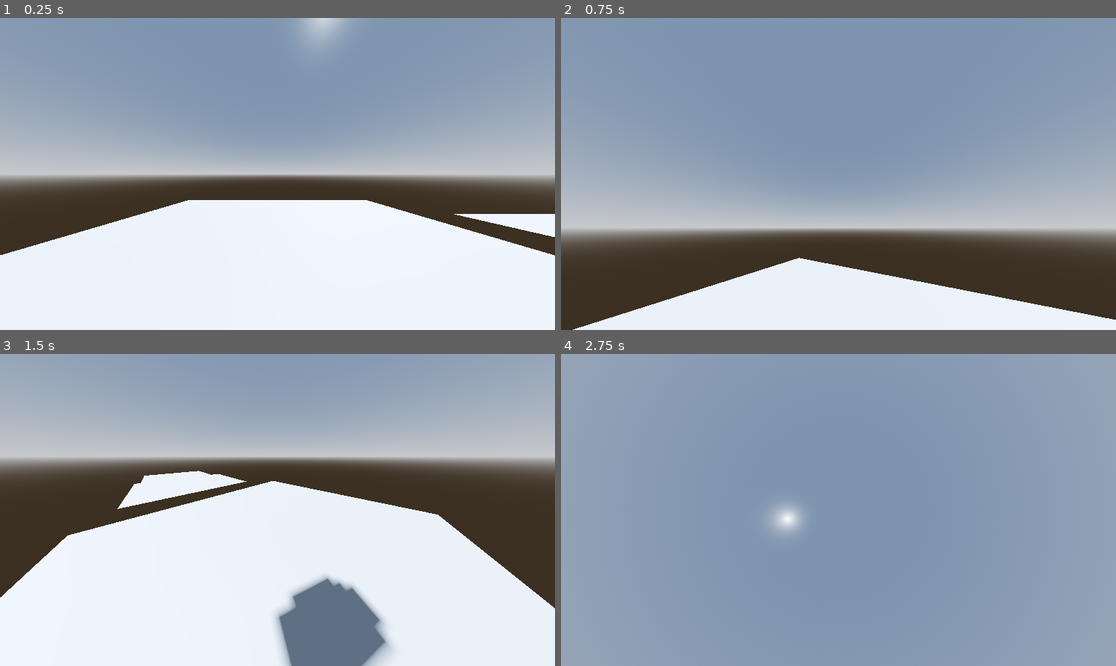
Above: before the commit, frames 1-4 (two rows, left to right).
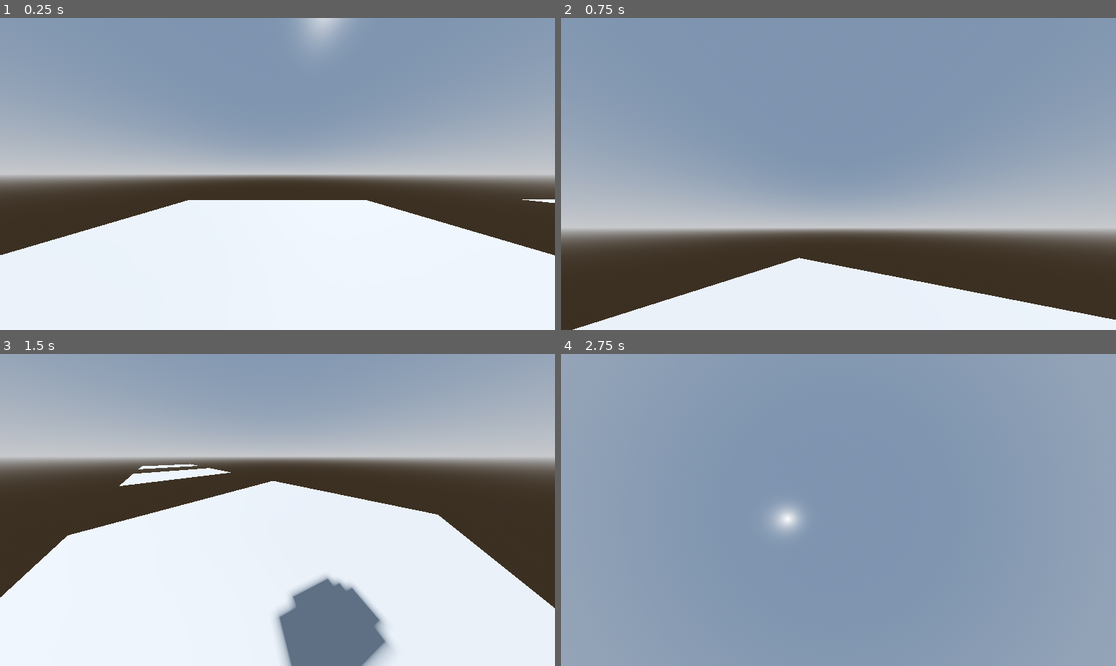
Above: after the commit, the same moments.

Repository: Warladd/RoboRogue
Game: Godot game, scene res://scenes/screens/prototype.tscn
Two runs of this game, one before a commit and one after it. Both use one fixed random seed, a clock stepped at 60 frames per second and the inputs below.
Inputs (mouse positions are in pixels of both pictures, inside the frame that each line leads up to):
- Up to frame 1 (0.25 s): no input
- Up to frame 2 (0.75 s): tap Enter at 0.5 s; move the mouse to (960, 158) at 0.52 s; hold Right (right) from 0.53 s (still down)
- Up to frame 3 (1.5 s): tap Space (jump) at 0.77 s; move the mouse to (166, 525) at 1.27 s; release Right (right) at 1.28 s; hold S (down) from 1.28 s (still down)
- Up to frame 4 (2.75 s): tap Space (jump) at 1.52 s; move the mouse to (894, 441) at 2.02 s; release S (down) at 2.03 s; hold Right (right) from 2.03 s (still down)

The runs differ from the first frame. In frame 1, 0.7% of the frame differs, in the area x 81-100%, y 58-71%; in frame 2, nothing differs; in frame 3, 1.4%, in the area x 21-45%, y 35-50%; in frame 4, nothing differs.

Commit message:
Added coyote time
It just works

Diff:
--- a/scenes/player.gd
+++ b/scenes/player.gd
@@ -1,5 +1,4 @@
 extends CharacterBody3D
-
 
 @export var speed = 10.0
 @export var jump_velocity = 4.5
@@ -9,25 +8,31 @@
 var gravity = ProjectSettings.get_setting("physics/3d/default_gravity")
 var velocity_y = 0
 
-
 @export_group("Nodes")
 @export var camera : Camera3D
+@export var coyote_timer : Timer
 
 func _physics_process(delta) -> void:
 	var horizontal_velocity = Input.get_vector("left", "right", "up", "down").normalized() #* delta
 	velocity = horizontal_velocity.x * global_transform.basis.x + horizontal_velocity.y * global_transform.basis.z * speed
-	if is_on_floor():
+	if is_on_floor() or (!coyote_timer.is_stopped() and velocity_y <= 0):
 		velocity_y = 0
 		if Input.is_action_just_pressed("jump"): velocity_y = jump_velocity
-	else:
+	elif !is_on_floor():
 		velocity_y -= gravity * delta
 		if position.y >= max_fall_distance:
 			get_tree().reload_current_scene()
 	velocity.y = velocity_y
 
+	var was_on_floor = is_on_floor()
+
 	move_and_slide()
+
 	if Input.is_action_just_pressed("esc"):
 		get_tree().quit()
+
+	if was_on_floor and !is_on_floor():
+		coyote_timer.start()
 
 func _input(event) -> void:
 	if event is InputEventMouseMotion:
--- a/scenes/player.tscn
+++ b/scenes/player.tscn
@@ -6,9 +6,10 @@
 
 [sub_resource type="CapsuleMesh" id="CapsuleMesh_sihf8"]
 
-[node name="Player" type="CharacterBody3D" node_paths=PackedStringArray("camera")]
+[node name="Player" type="CharacterBody3D" node_paths=PackedStringArray("camera", "coyote_timer")]
 script = ExtResource("1_v1njk")
 camera = NodePath("Camera3D")
+coyote_timer = NodePath("CoyoteTimer")
 
 [node name="CollisionShape3D" type="CollisionShape3D" parent="."]
 shape = SubResource("CapsuleShape3D_ps1sb")
@@ -19,3 +20,7 @@
 [node name="Camera3D" type="Camera3D" parent="."]
 transform = Transform3D(1, 0, 0, 0, 1, 0, 0, 0, 1, 0, 0.466249, 0)
 fov = 120.328
+
+[node name="CoyoteTimer" type="Timer" parent="."]
+wait_time = 0.15
+one_shot = true
--- a/scenes/screens/prototype.tscn
+++ b/scenes/screens/prototype.tscn
@@ -44,7 +44,7 @@
 shape = SubResource("ConcavePolygonShape3D_u282t")
 
 [node name="MeshInstance3D2" type="MeshInstance3D" parent="."]
-transform = Transform3D(1, 0, 0, 0, 1, 0, 0, 0, 1, 14.9716, -0.807898, -0.127448)
+transform = Transform3D(1, 0, 0, 0, 1, 0, 0, 0, 1, 18.9764, 0, -0.127)
 mesh = SubResource("PlaneMesh_tj5wd")
 
 [node name="StaticBody3D" type="StaticBody3D" parent="MeshInstance3D2"]
@@ -53,7 +53,7 @@
 shape = SubResource("ConcavePolygonShape3D_u282t")
 
 [node name="MeshInstance3D3" type="MeshInstance3D" parent="."]
-transform = Transform3D(1, 0, 0, 0, 1, 0, 0, 0, 1, 29.5282, -1.45568, -0.159212)
+transform = Transform3D(1, 0, 0, 0, 1, 0, 0, 0, 1, 37.5188, 0, -0.159)
 mesh = SubResource("PlaneMesh_tj5wd")
 
 [node name="StaticBody3D" type="StaticBody3D" parent="MeshInstance3D3"]
